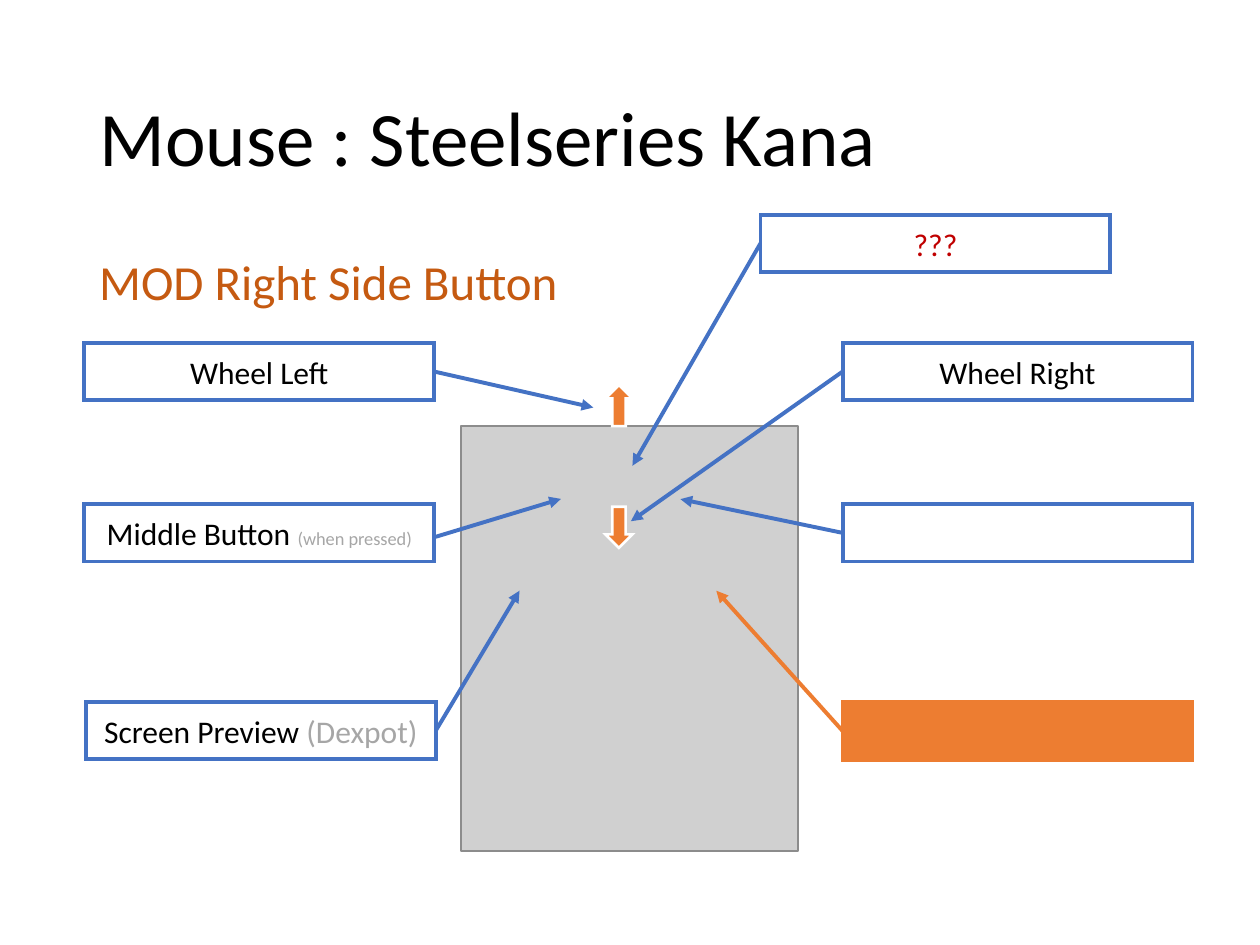
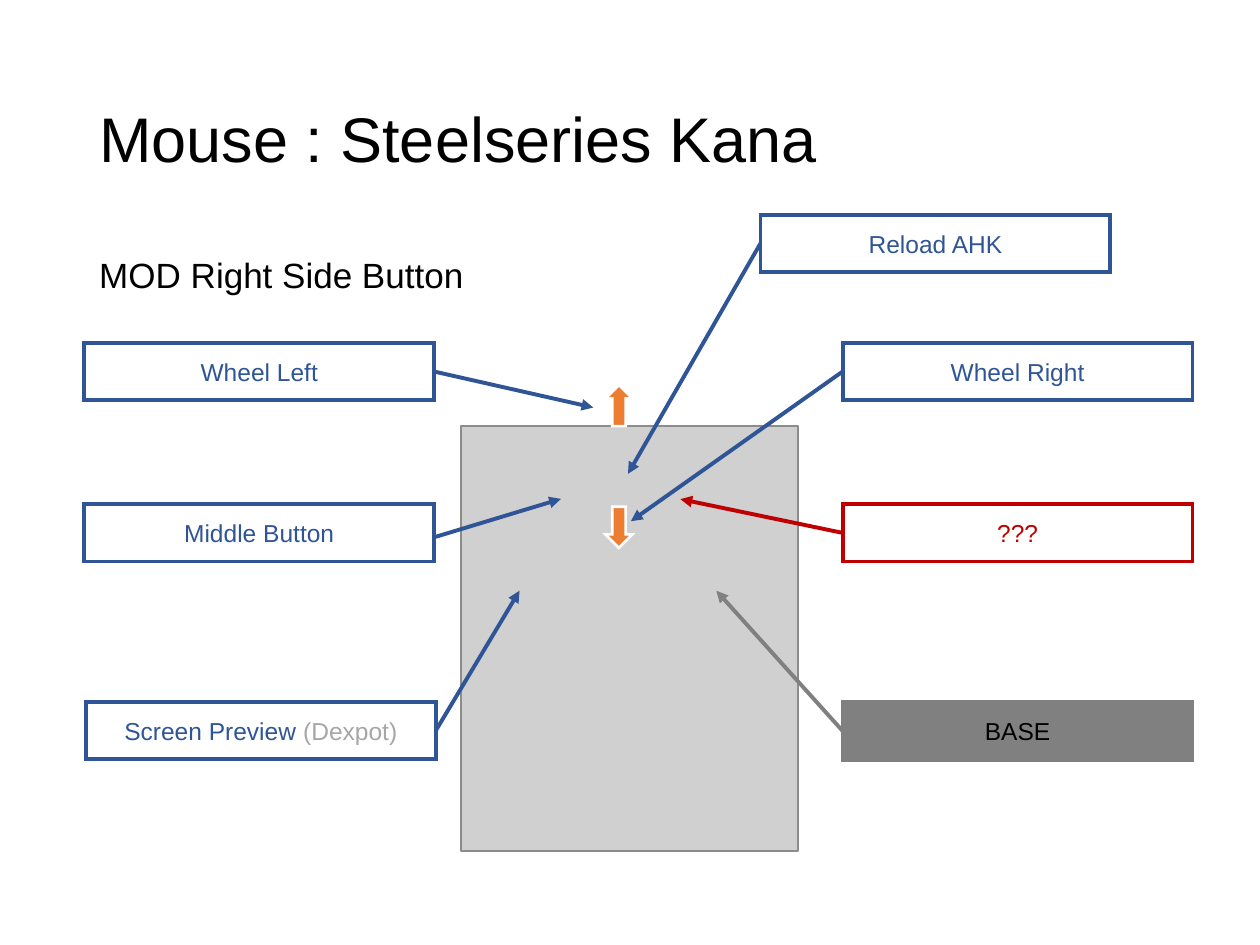
Before and after one commit to ittooo66/myAHK, a slide deck: slide 3 of マニュアル.pptx (slide 4 before the commit). Drawn at 1260x945 pixels with LibreOffice and Linux fonts; fonts in the diff are those of the drawing; grey boxes stand for pictures. Boxes give left, top, right and bottom in pixels: in the first picture for what was removed or moved away, otherwise in the second. Text is boxed around its words. In the diff, an @@ line names an element or a change of style, - is before the commit and + after.

Commit message:
modify mouse oce

```diff
--- a/マニュアル.pptx
+++ b/マニュアル.pptx
@@ title "Mouse : Steelseries Kana" at [99, 116, 816, 163]: size 44 to 36 pt, font Calibri to Arial @@
@@ rectangle "Reload AHK" at [761, 214, 1111, 271]: outline #4472C4 2.25 pt to #2F5597 2.25 pt @@
@@ text in rectangle at [869, 235, 1002, 254]: text changed; size 18 to 14 pt; font Calibri to Arial; text colour #C00000 to #2F5597 @@
-???
+Reload AHK
@@ text "MOD Right Side Button" at [99, 262, 463, 294]: size 28 to 20 pt, font Calibri to Arial, text colour #C55A11 to #000000 @@
@@ arrow moved from (761, 243) - (633, 466) to (761, 243) - (627, 474) @@
@@ arrow (761, 243) - (627, 474): stroke #4472C4 2.25 pt to #2F5597 2.25 pt @@
@@ rectangle "Wheel Left" at [84, 343, 435, 399]: size 18 to 14 pt, font Calibri to Arial, text colour #000000 to #2F5597; outline #4472C4 2.25 pt to #2F5597 2.25 pt @@
@@ rectangle "Wheel Right" at [843, 343, 1193, 399]: size 18 to 14 pt, font Calibri to Arial, text colour #000000 to #2F5597; outline #4472C4 2.25 pt to #2F5597 2.25 pt @@
@@ arrow (435, 372) - (593, 407): stroke #4472C4 2.25 pt to #2F5597 2.25 pt @@
@@ arrow (843, 372) - (631, 522): stroke #4472C4 2.25 pt to #2F5597 2.25 pt @@
@@ rectangle "Middle Button" at [84, 504, 435, 561]: outline #4472C4 2.25 pt to #2F5597 2.25 pt @@
@@ arrow (436, 537) - (561, 499): stroke #4472C4 2.25 pt to #2F5597 2.25 pt @@
@@ arrow (843, 533) - (680, 499): stroke #4472C4 2.25 pt to #C00000 2.25 pt @@
@@ text in rectangle at [843, 504, 1193, 561]: text added @@
+???
@@ rectangle "???" at [843, 504, 1193, 561]: outline #4472C4 2.25 pt to #C00000 2.25 pt @@
@@ text in rectangle at [184, 524, 334, 543]: text changed; size 10.5 to 14 pt; font Calibri to Arial; text colour #A6A6A6 to #2F5597 @@
-Middle Button (when pressed)
+Middle Button
@@ arrow (436, 731) - (519, 591): stroke #4472C4 2.25 pt to #2F5597 2.25 pt @@
@@ arrow (843, 731) - (717, 591): stroke #ED7D31 2.25 pt to #808080 2.25 pt @@
@@ rectangle "Screen Preview (Dexpot)" at [86, 702, 436, 759]: size 18 to 14 pt, font Calibri to Arial; text colour #000000 to #2F5597 in "Screen Preview"; outline #4472C4 2.25 pt to #2F5597 2.25 pt @@
@@ rectangle "BASE" at [843, 702, 1193, 759]: fill #ED7D31 to #808080; outline #ED7D31 2.25 pt to #808080 2.25 pt @@
@@ text in rectangle at [985, 723, 1050, 740]: text added @@
+BASE
```
Also in this commit, not shown: 3 other slides changed, 1 other file.
